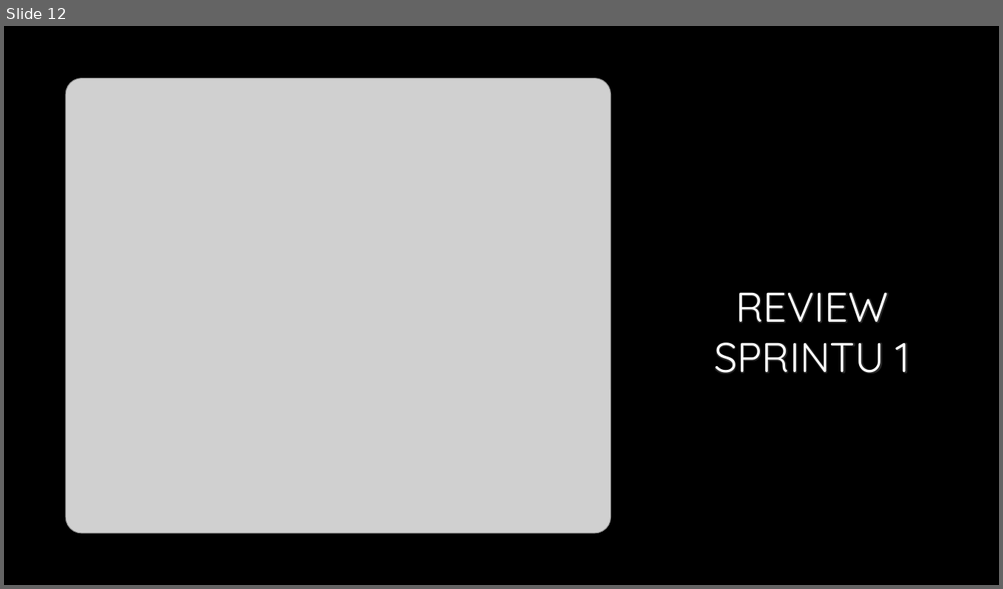
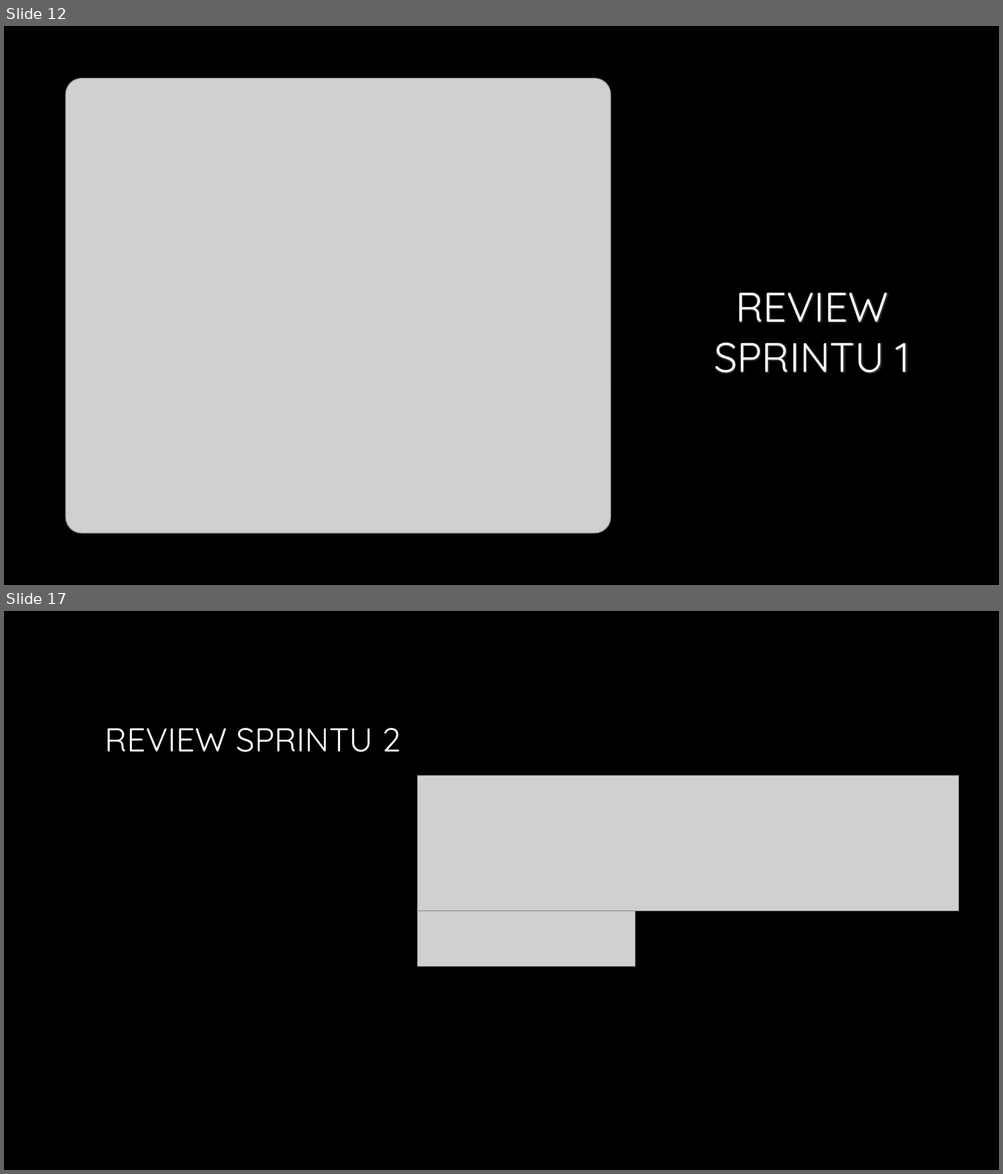
Before and after one commit to dStranska/RSP-sem, a slide deck: documents/Webová aplikace časopisu.pptx. Shown one above the other, each under a label of ours: slide 12 before the commit, slides 12 and 17 after it; the slides between them are not shown. The pictures are 1003x589 and 1003x1174 pixels, drawn with LibreOffice and Linux fonts; fonts in the diff are those of the drawing; grey boxes stand for pictures; background and template pictures are left out. Boxes give left, top, right and bottom in pixels: in the first picture for what was removed or moved away, otherwise in the second. Text is boxed around its words. In the diff, an @@ line names an element or a change of style, - is before the commit and + after.

```diff
--- a/documents/Webová aplikace časopisu.pptx
+++ b/documents/Webová aplikace časopisu.pptx
@@ slide 17 added at (4,611,999,1170), background picture (left out) @@
@@ title added at (105,728,400,752), 32 pt, text gradient #FFFFFF to #A6A6A6 @@
+REVIEW SPRINTU 2
@@ picture added at (418,776,959,911) @@
@@ picture added at (418,911,635,966) @@
```
Also in this commit, not shown: 1 slide changed, 3 other slides added.
